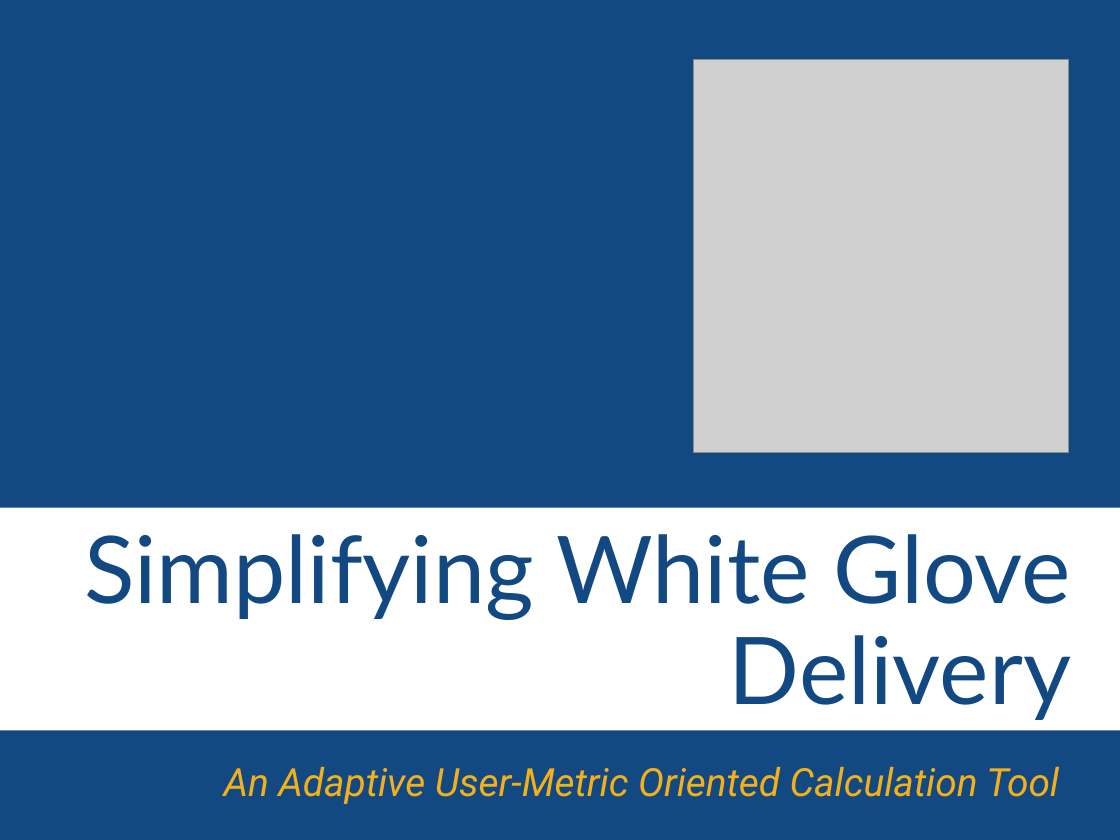
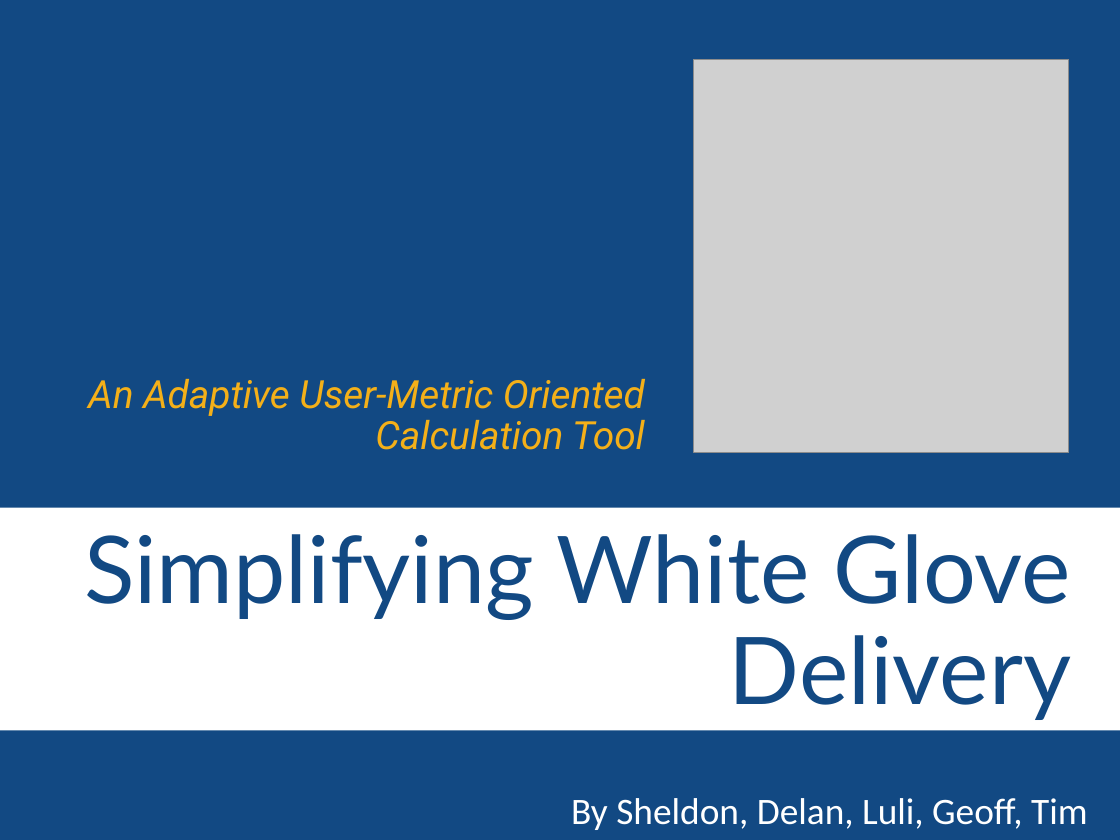
Before and after one commit to GeoffMcLennan/HackBD, a slide deck: slide 1 of HACKBD-presentation.pptx. Drawn at 1120x840 pixels with LibreOffice and Linux fonts; fonts in the diff are those of the drawing; grey boxes stand for pictures. Boxes give left, top, right and bottom in pixels: in the first picture for what was removed or moved away, otherwise in the second. Text is boxed around its words. In the diff, an @@ line names an element or a change of style, - is before the commit and + after.

Commit message:
Adjustments to PPT Slides

```diff
--- a/HACKBD-presentation.pptx
+++ b/HACKBD-presentation.pptx
@@ subtitle "An Adaptive User-Metric Oriented Calculation ..." rewrapped from (224, 767, 1059, 804) to (88, 379, 645, 450) @@
@@ text added at (571, 798, 1088, 830), 24 pt, text #FFFFFF @@
+By Sheldon, Delan, Luli, Geoff, Tim
```
